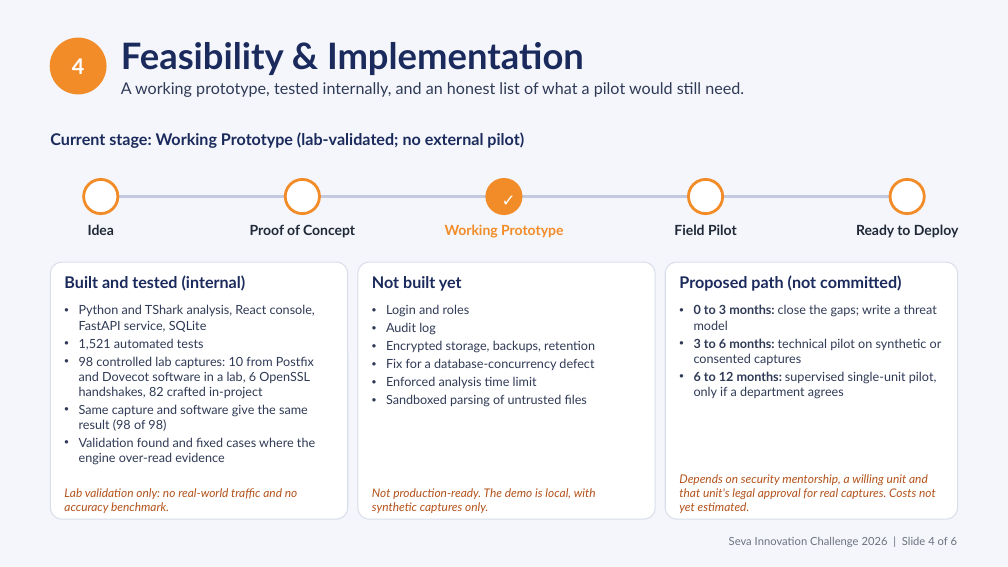
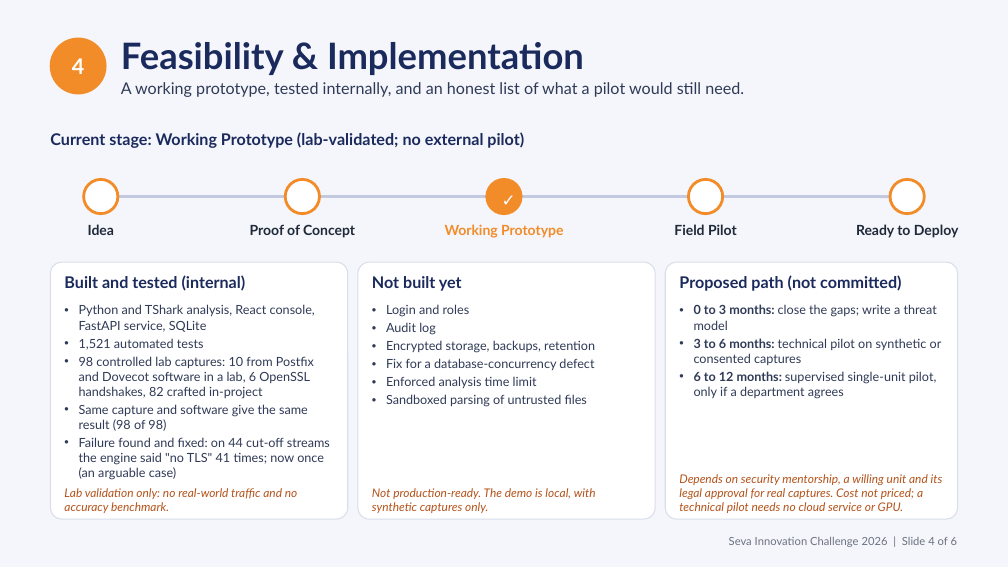
Before and after one commit to Sidd927/NyaySaakshya, a slide deck: slide 4 of submission/seva-innovation-challenge-2026/NyaySaakshya_Seva_Innovation_Challenge_2026.pptx. Drawn at 1008x567 pixels with LibreOffice and Linux fonts; fonts in the diff are those of the drawing. Boxes give left, top, right and bottom in pixels: in the first picture for what was removed or moved away, otherwise in the second. Text is boxed around its words. In the diff, an @@ line names an element or a change of style, - is before the commit and + after.

```diff
--- a/submission/seva-innovation-challenge-2026/NyaySaakshya_Seva_Innovation_Challenge_2026.pptx
+++ b/submission/seva-innovation-challenge-2026/NyaySaakshya_Seva_Innovation_Challenge_2026.pptx
@@ text at bbox=[79, 437, 330, 480]: text changed @@
-• Validation found and fixed cases where the engine over-read evidence
+• Failure found and fixed: on 44 cut-off streams the engine said "no TLS" 41 times; now once (an arguable case)
@@ text at bbox=[679, 474, 943, 513]: text changed @@
-Depends on security mentorship, a willing unit and that unit's legal approval for real captures. Costs not yet estimated.
+Depends on security mentorship, a willing unit and its legal approval for real captures. Cost not priced; a technical pilot needs no cloud service or GPU.
```
Also in this commit, not shown: 4 other slides changed, 2 other files.
